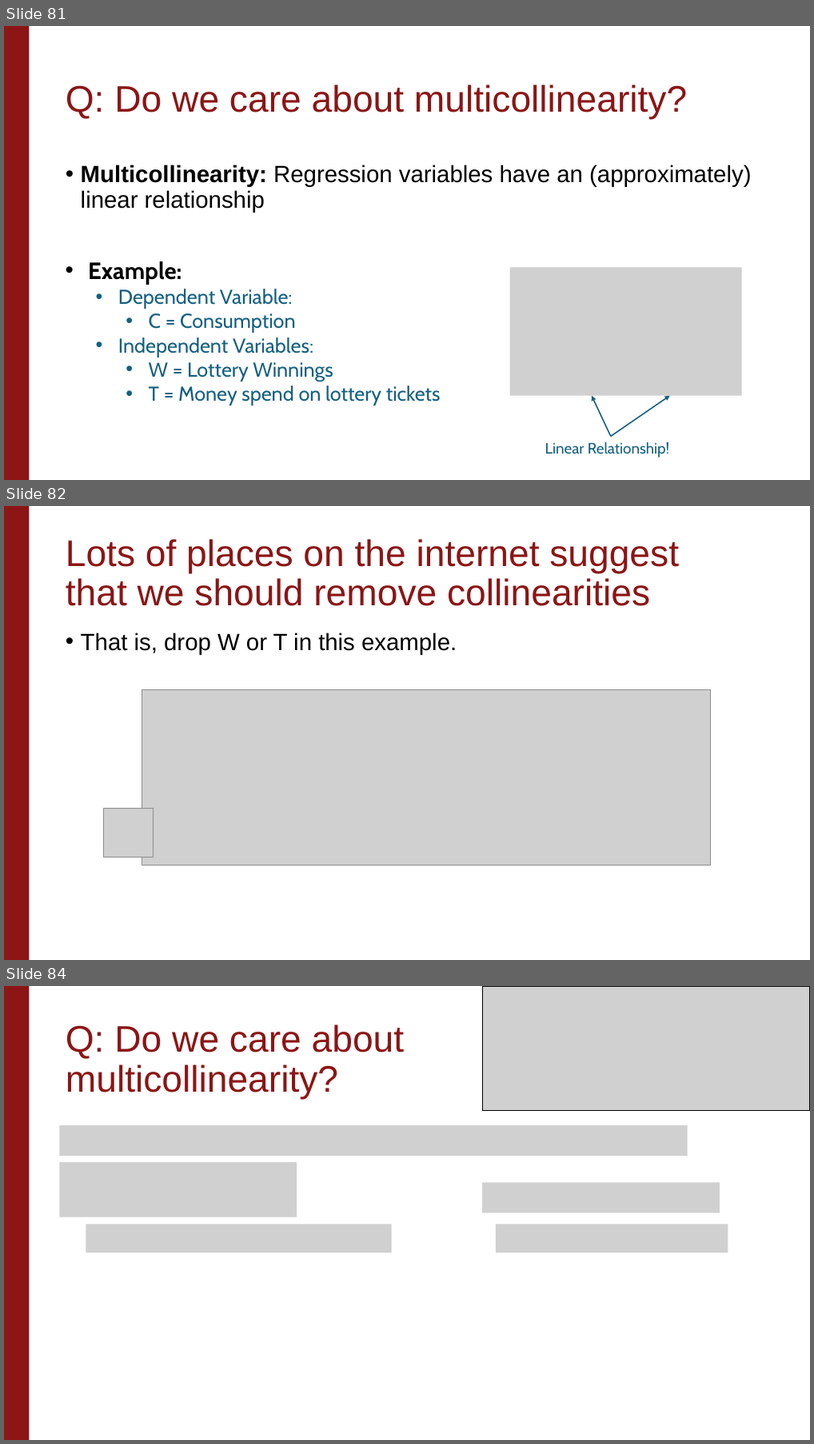
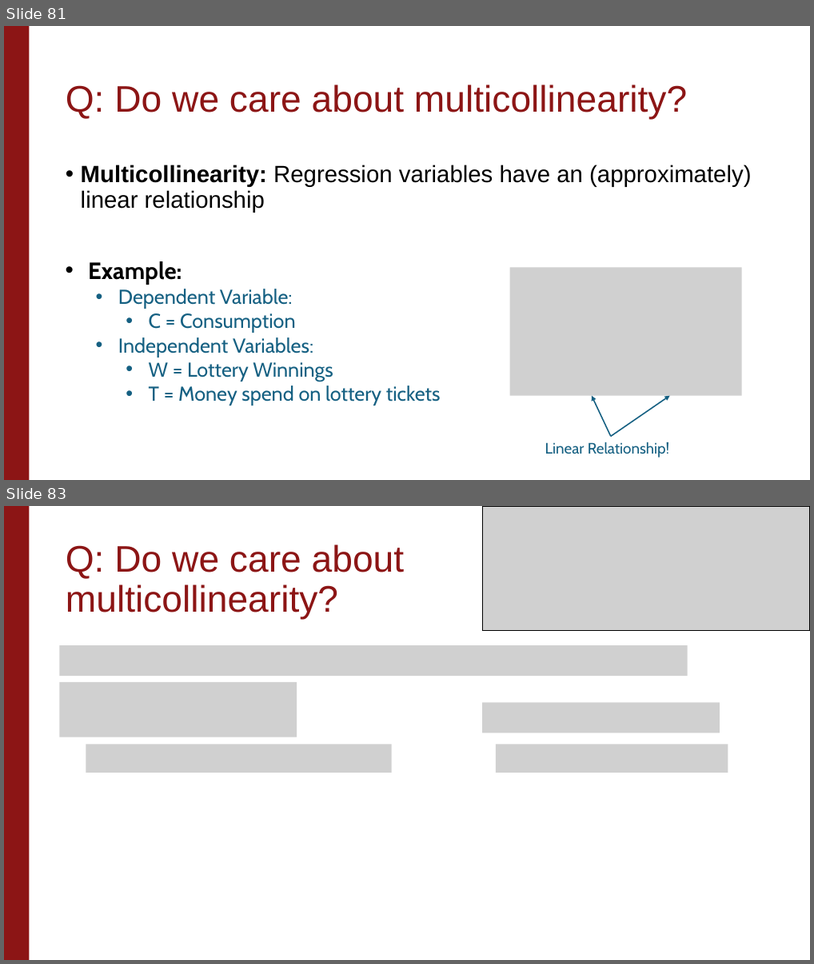
Before and after one commit to stanford-causal-inference-class/stanford-causal-inference-class.github.io, a slide deck: materials/lecture-slides/Unit2_Lecture2.pptx. Shown one above the other, each under a label of ours: slides 81, 82 and 84 before the commit, slides 81 and 83 after it; the slides between them are not shown. The pictures are 814x1444 and 814x964 pixels, drawn with LibreOffice and Linux fonts; fonts in the diff are those of the drawing; grey boxes stand for pictures; background and template pictures are left out. Boxes give left, top, right and bottom in pixels: in the first picture for what was removed or moved away, otherwise in the second. Text is boxed around its words. In the diff, an @@ line names an element or a change of style, - is before the commit and + after.

```diff
--- a/materials/lecture-slides/Unit2_Lecture2.pptx
+++ b/materials/lecture-slides/Unit2_Lecture2.pptx
@@ slide 82 removed at <box>4,506,810,960</box>, background #FFFFFF; not listed: 1 template element that a slide beside it also shows @@
@@ title removed at <box>66,539,679,606</box> @@
-Lots of places on the internet suggest that we should remove collinearities
@@ text removed at <box>81,632,457,655</box> @@
-• That is, drop W or T in this example.
@@ picture removed at <box>142,689,710,864</box> @@
@@ picture removed at <box>104,808,153,857</box> @@
@@ what was slide 84 is now slide 83 @@
```
Also in this commit, not shown: 1 slide changed, 1 other file.
